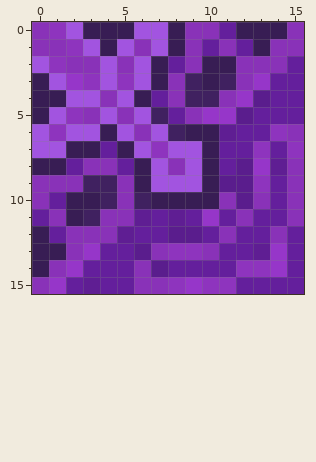
Pixel-art sprite, stored at textures/baked_clay_terracotta_violet.png. The first picture shows the starting point.
The file is 16x16 pixels. Colours within 5 levels of each other are drawn and written as one.
The result:
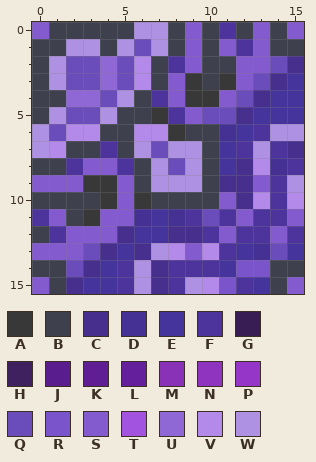
Palette (. is transparent): A #383838  B #3e404e  C #462f8d  D #453193  E #45349c  F #4d349c  G #381d54  H #402160  J #5a1d8d  K #5f1e93  L #641f9c  M #8932b8  N #8e34be  P #9636c9  Q #6b4cbb  R #7a54ca  S #845acf  T #a254e0  U #9068d6  V #b389e9  W #ae91e2
Diff:
Changed rows in their new state; - is an unchanged pixel.
first column x 0:
 0 SBBBBBWWBSBFBSBS
 1 BBWWBWQWBSBSFSBB
 2 BWQQUQVBFSBBSSQC
 3 BWQQUQVBSABASQCE
 4 BBUUQWBFSAASQCEE
 5 BWQQWBBAFSQQCEEE
 6 WQVVBBVVABBDEFWW
 7 WVBBFBWQWWBEFWFC
 8 BBFSSFBWQWBECVDF
 9 SSSAASBWWWBCCSFW
10 BBBBASABBBBSCVFV
11 FSBASSDEDFQFSFFS
12 BFSSSCEECCFSFFSF
13 SSSQCECWVSVFEDQE
14 BBQCEFWCFFFERRBB
15 SBCEEFWCFWVRFEBS
Boxes around the changes in both pictures, in picture pixels (x1, y1, x2, y2):
changed: (32, 22, 304, 294)
